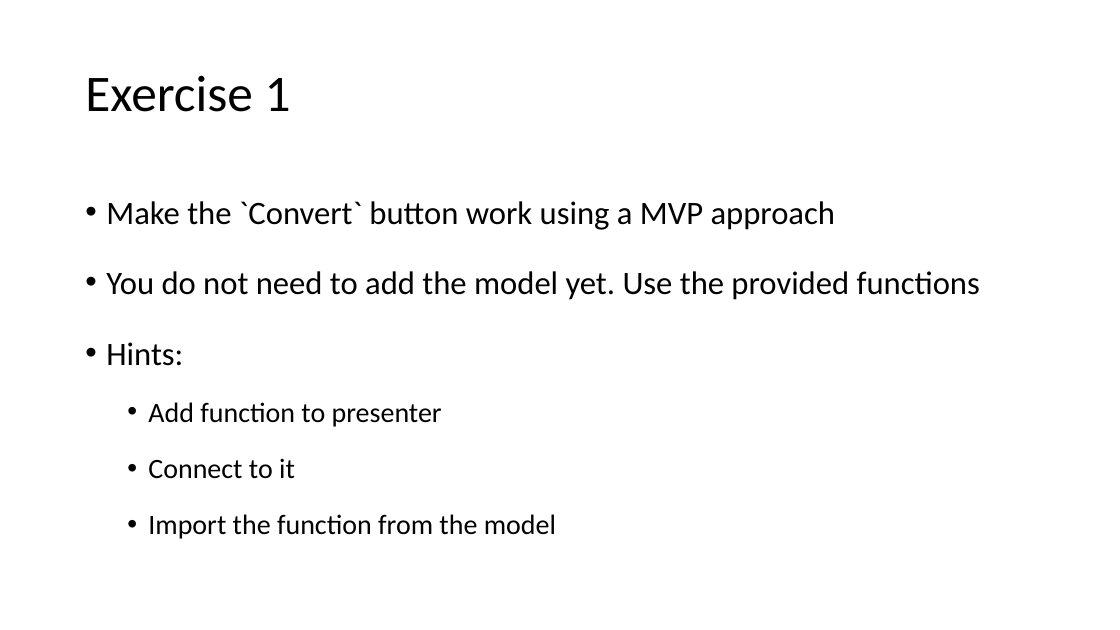
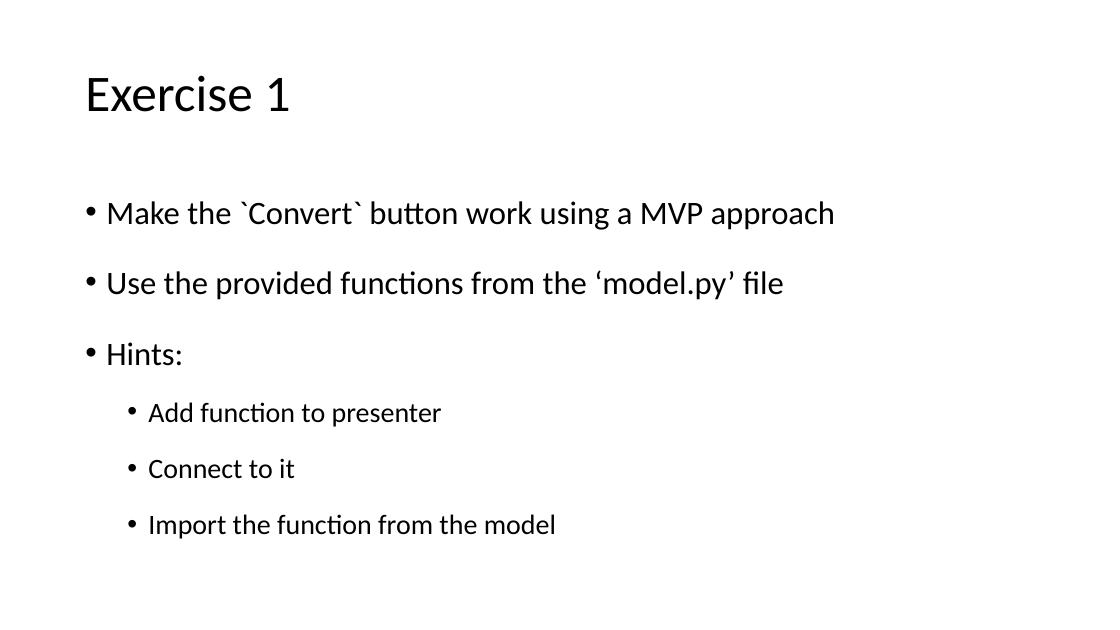
Before and after one commit to DTasev/mvp, a slide deck: slide 21 of MVP Tutorial.pptx. Drawn at 1120x630 pixels with LibreOffice and Linux fonts; fonts in the diff are those of the drawing. Boxes give left, top, right and bottom in pixels: in the first picture for what was removed or moved away, otherwise in the second. Text is boxed around its words. In the diff, an @@ line names an element or a change of style, - is before the commit and + after.

```diff
--- a/MVP Tutorial.pptx
+++ b/MVP Tutorial.pptx
@@ text at (106,270,784,300): text changed @@
-• You do not need to add the model yet. Use the provided functions
+• Use the provided functions from the ‘model.py’ file
```
Also in this commit, not shown: 3 other slides changed, 1 slide removed, 2 other files.
